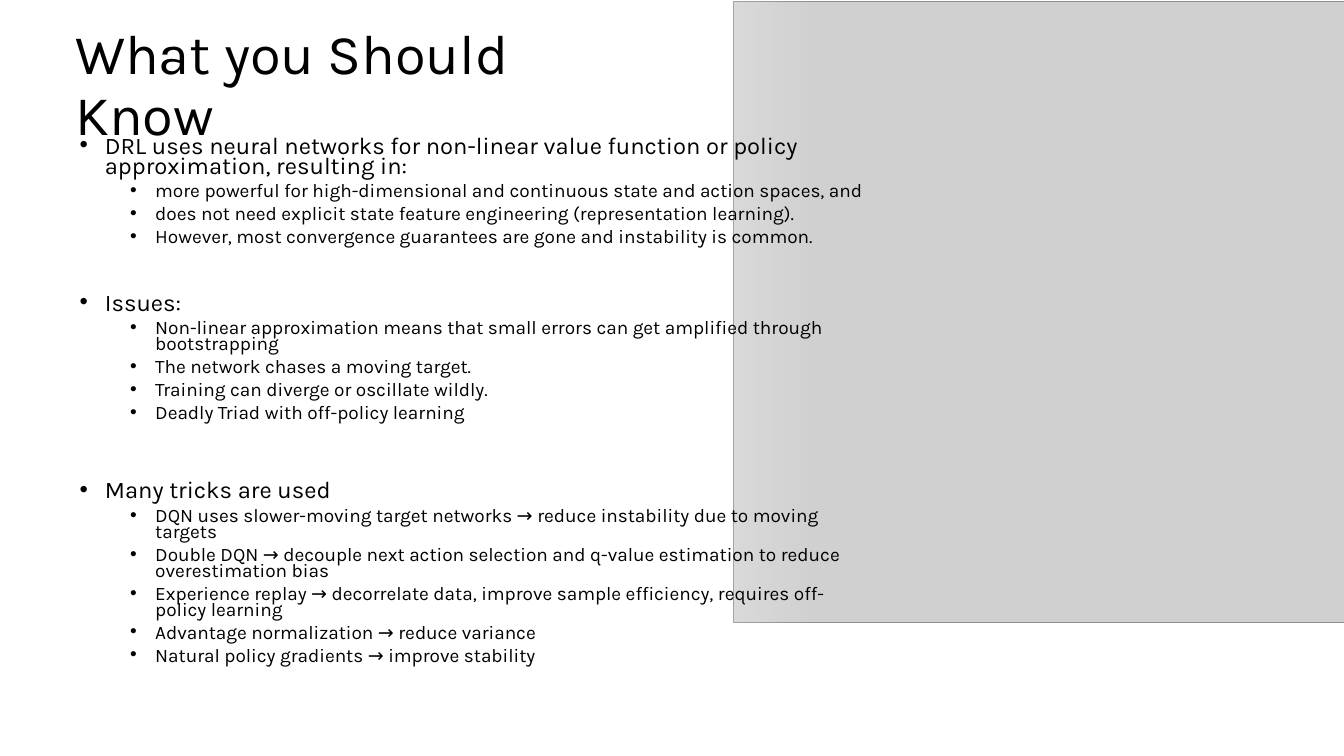
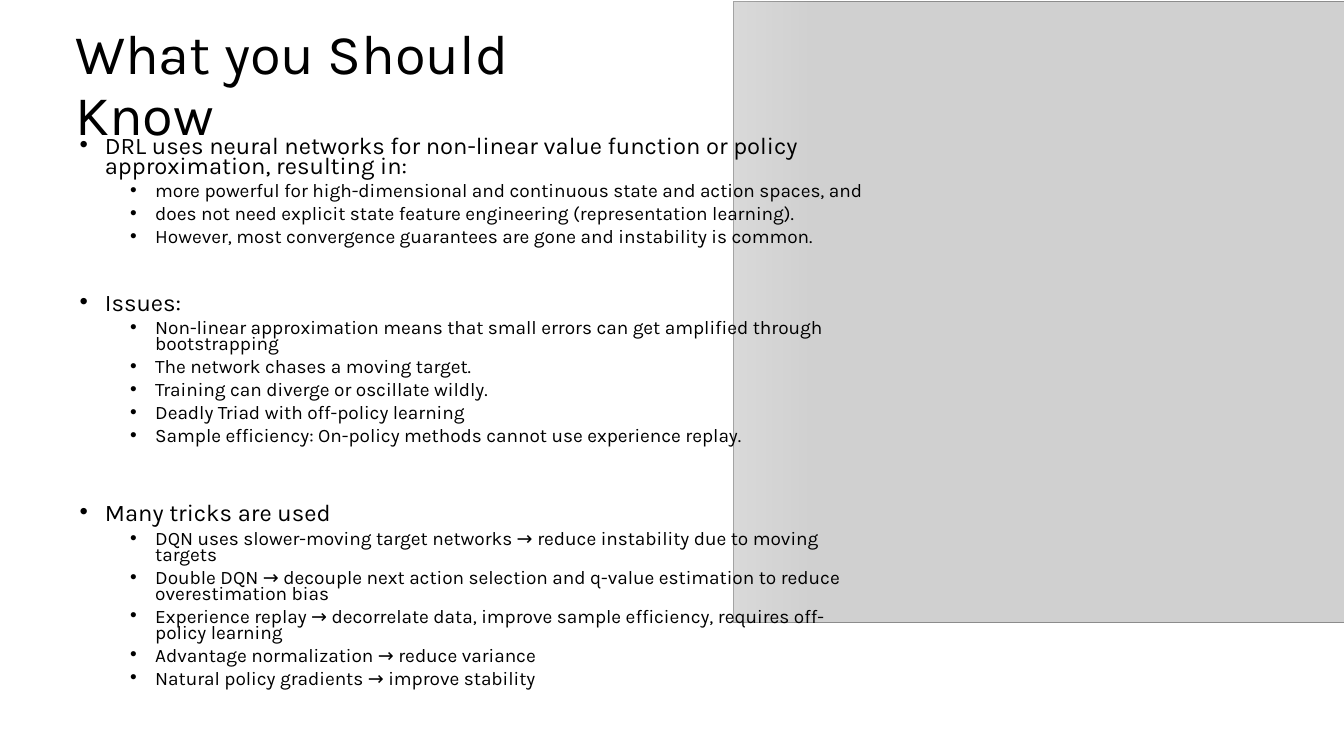
Before and after one commit to mhahsler/Introduction_to_Reinforcement_Learning, a slide deck: slide 39 of slides/Lecture_DRL.pptx (slide 36 before the commit). Drawn at 1344x756 pixels with LibreOffice and Linux fonts; fonts in the diff are those of the drawing; grey boxes stand for pictures. Boxes give left, top, right and bottom in pixels: in the first picture for what was removed or moved away, otherwise in the second. Text is boxed around its words. In the diff, an @@ line names an element or a change of style, - is before the commit and + after.

```diff
--- a/slides/Lecture_DRL.pptx
+++ b/slides/Lecture_DRL.pptx
@@ text at <box>155,425,741,448</box>: paragraph added @@
+  • Sample efficiency: On-policy methods cannot use experience replay.
```
Also in this commit, not shown: 1 other slide changed, 3 slides added, 1 other file.
